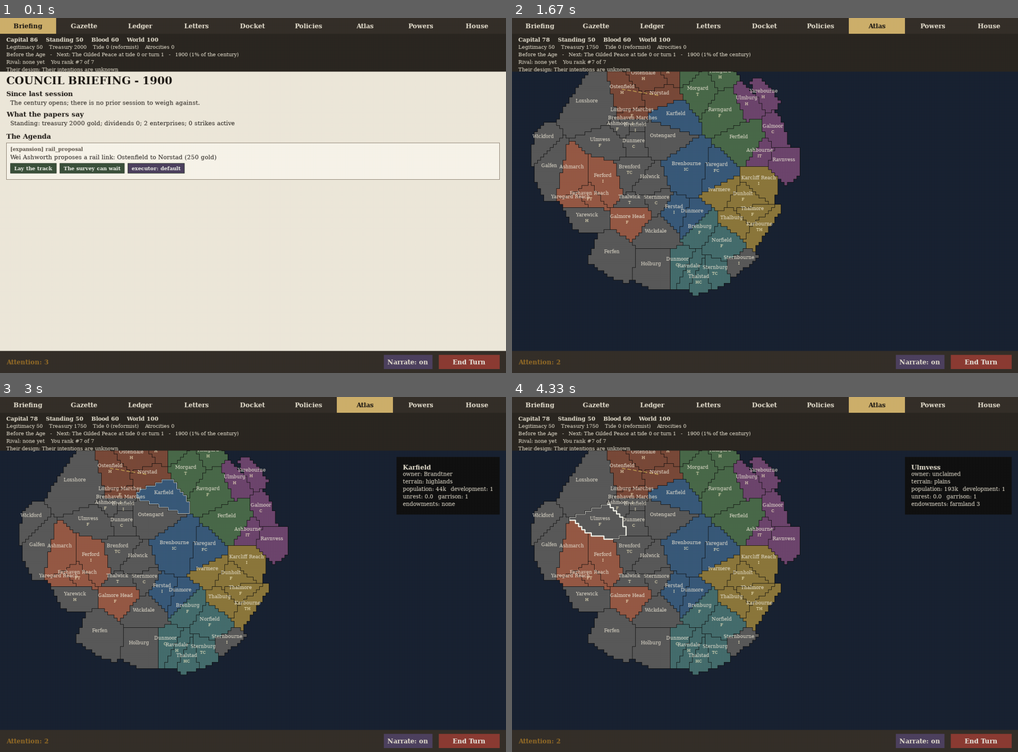
Above: before the commit, frames 1-4 (two rows, left to right).
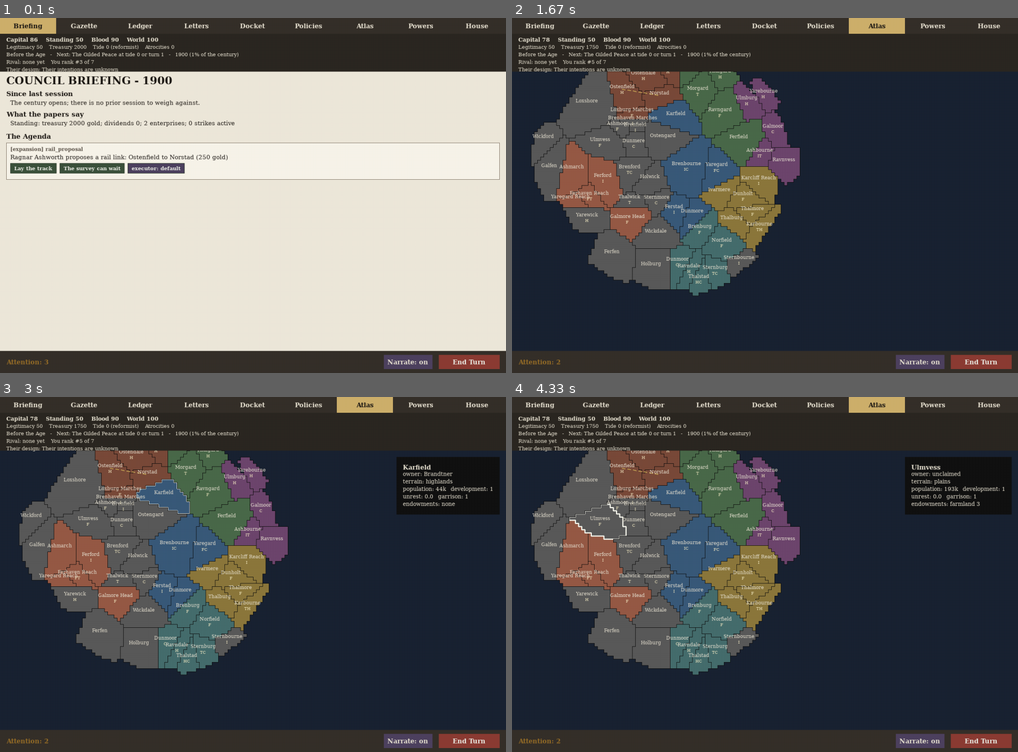
Above: after the commit, the same moments.

Repository: civersen222/Guilded-Age
Game: pygame game, started from gilded/__main__.py
Same seed, same stepped clock (60 frames per second), same inputs: the game is played once before the commit and once after it.
Inputs (mouse positions are in pixels of both pictures, inside the frame that each line leads up to):
- Up to frame 1 (0.1 s): no input
- Up to frame 2 (1.67 s): click "Lay the track" at 0.38 s; click "Gazette" at 0.72 s; click "Briefing" at 1.05 s; click "Atlas" at 1.38 s
- Up to frame 3 (3 s): click (131, 503) at 1.72 s; click (237, 514) at 2.55 s; click (182, 499) at 2.88 s
- Up to frame 4 (4.33 s): click (608, 528) at 4.22 s

The runs differ from the first frame. In frame 1, 0.4% of the frame differs, in the area x 2-45%, y 5-41%; in frame 2, less than 0.1%; in frame 3, less than 0.1%; in frame 4, less than 0.1%.

Commit message:
Pass rng through character generation and opinion modification for deterministic simulation

Diff:
--- a/gilded/ai.py
+++ b/gilded/ai.py
@@ -13,7 +13,7 @@
 from gilded.enterprises import ENTERPRISE_TYPES, EXPAND_COST, TIER_MAX
 from gilded.fronts import (ACCEPT_SCORE, REGIMENT_POP_COST, PeaceTerms,
                            ai_acceptable)
-from gilded.society.characters import opinion_matrix
+# opinion_matrix removed — reads through char._society.opinions now
 from gilded.agenda import ensure_agenda, goal_domain, goal_initiative
 
 DIRECTIVE_INTERVAL = 10        # turns between directive resets
@@ -51,7 +51,7 @@
     seat = DOMAIN_SEAT.get(domain)
     holder = realm.court.positions.get(seat) if seat is not None else None
     if (holder is not None and holder.is_alive
-            and opinion_matrix.get((holder.id, realm.ruler.id), 0) > OPINION_FLOOR):
+            and holder._society.opinions.get((holder.id, realm.ruler.id), 0) > OPINION_FLOOR):
         return holder
     return realm.ruler
 
--- a/gilded/chassis.py
+++ b/gilded/chassis.py
@@ -27,7 +27,7 @@
                                      tick_legitimacy, transform_house,
                                      trigger_revolution)
 from gilded.society.labor import STRIKE_OUTPUT_MULT, tick_extraction, tick_movement
-from gilded.society.characters import reset_society_globals
+from gilded.society.characters import SocietyState
 from gilded.society.marriages import MarriageRegistry
 from gilded.society.realm import create_house_realm, tick_directors, tick_loyalty
 from gilded.society.relationships import tick_relationships
@@ -60,15 +60,15 @@
 class GildedGame:
     def __init__(self, seed: int, player_house: Optional[str] = None):
         self.seed = seed
-        random.seed(seed)          # Character internals draw from module random
-        reset_society_globals()    # deterministic ids + no stale opinions
+        random.seed(seed)          # governs narration text (event_engine.render)
         self.rng = random.Random(seed)
+        self.society = SocietyState(self.rng)
         self.turn = 1
         self.atlas = generate_atlas(seed)
         self.houses = assign_houses(self.atlas, seed)
         if player_house is not None and player_house in self.houses:
             self.houses[player_house].is_player = True
-        self.realms = {h: create_house_realm(h, self.rng) for h in self.houses}
+        self.realms = {h: create_house_realm(h, self.society) for h in self.houses}
         self.enterprises: List[Enterprise] = []
         self.directives = {h: Directives() for h in self.houses}
         self.tide = IdeologicalTide()
--- a/gilded/society/characters.py
+++ b/gilded/society/characters.py
@@ -16,22 +16,29 @@
 )
 from gilded.society.dispositions import initial_dispositions, labels_for, inherit_dispositions, contradiction_stress, apply_drift, VICE_DRIFTS
 
-# Deterministic character identity. uuid4 ids are process-random and make
-# same-seed games irreproducible (the AI, replays, and soak tests all need
-# determinism); a per-game counter gives opaque-but-reproducible ids instead.
-_ID_COUNTER = 0
-
-def _next_character_id() -> str:
-    global _ID_COUNTER
-    _ID_COUNTER += 1
-    return format(_ID_COUNTER, "08x")
+# Per-game society state carrier — replaces process-global mutable stores
+# (_ID_COUNTER, opinion_matrix, _last_rulers) so multiple GildedGame
+# instances in one process don't share identity/opinion/ruler state.
+class SocietyState:
+    """Carries per-game society state: rng, opinions, last-ruler memory,
+    and a deterministic character-id counter."""
+
+    def __init__(self, rng: random.Random):
+        self.rng = rng
+        self.opinions: Dict[Tuple[str, str], int] = {}
+        self.last_rulers: Dict[str, str] = {}
+        self._id = 0
+
+    def next_id(self) -> str:
+        self._id += 1
+        return format(self._id, "08x")
 
 # Six attributes (character-society spec 3.2) and legacy 4-stat compatibility
 ATTRIBUTES = ["statecraft", "command", "industry", "intrigue", "science", "resolve"]
 STAT_COMPAT = {"diplomacy": "statecraft", "martial": "command", "stewardship": "industry"}
 
 
-def normalize_stats(stats: Dict[str, int]) -> Dict[str, int]:
+def normalize_stats(stats: Dict[str, int], rng: random.Random) -> Dict[str, int]:
     """Map a possibly-legacy stat dict onto the six attributes; seed any
     missing attribute (notably science/resolve) with 8 +/- 3 jitter."""
     norm: Dict[str, int] = {}
@@ -39,7 +46,7 @@
         norm[STAT_COMPAT.get(key, key)] = val
     for attr in ATTRIBUTES:
         if attr not in norm:
-            norm[attr] = max(1, 8 + random.randint(-3, 3))
+            norm[attr] = max(1, 8 + rng.randint(-3, 3))
     return norm
 
 
@@ -105,13 +112,15 @@
 
 
 class Character:
-    def __init__(self, name: str, stats: Dict[str, int], traits: List[str], parent_ids: List[str] = None, age: int = 18, gender: str = "Male"):
-        self.id = _next_character_id()
+    def __init__(self, name: str, stats: Dict[str, int], traits: List[str], parent_ids: List[str] = None, age: int = 18, gender: str = "Male", *, society: SocietyState):
+        self._society = society
+        self._rng = society.rng
+        self.id = society.next_id()
         self.name = name
         # Six attributes (spec 3.2); legacy 4-stat dicts are remapped.
-        self.base_stats = normalize_stats(stats)
+        self.base_stats = normalize_stats(stats, society.rng)
         # Disposition spectrums (spec 3.3): 30 paired values in -100..+100.
-        self.dispositions: Dict[str, float] = initial_dispositions()
+        self.dispositions: Dict[str, float] = initial_dispositions(society.rng)
         self.traits = traits  # goes through the property setter below
         self.parent_ids = parent_ids or []
         self.children_ids: List[str] = []
@@ -216,7 +225,7 @@
         if new_level != old_level and new_level:
             if (new_level in ("Overwhelmed", "Breaking Point")
                     and not any(v in self._explicit_traits for v in COPING_VICES)):
-                vice = random.choice(COPING_VICES)
+                vice = self._rng.choice(COPING_VICES)
                 self.add_trait(vice)
                 self.stress = max(self.stress - 100, 0)
                 # The vice is lived in private (spec 3.5): the true spectrum
@@ -319,35 +328,21 @@
         # Prestige = (Living Count * 10) + Sum of all effective stats + bonus
         return (len(living_members) * 10) + total_stats + self.bonus_prestige
 
-# Global Opinion Matrix
-# (char_id_a, char_id_b) -> value
-opinion_matrix: Dict[Tuple[str, str], int] = {}
-
-def reset_society_globals() -> None:
-    """Return the process-global society state to a clean slate so a fresh
-    game is reproducible: restart the character-id counter and drop any
-    opinions left behind by a prior game in this process. One live game per
-    process (the console, the soak, and the GUI all run a single game)."""
-    global _ID_COUNTER
-    _ID_COUNTER = 0
-    opinion_matrix.clear()
-    # the last-ruler memory is the other half of the society save-state
-    # (relationships.get_state); a fresh game must not inherit it either.
-    from gilded.society.relationships import _last_rulers  # local: avoids cycle
-    _last_rulers.clear()
+# (removed: opinion_matrix, reset_society_globals — replaced by SocietyState)
 
 def modify_opinion(char_a: Character, char_b: Character, amount: int, reason: str):
+    m = char_a._society.opinions
     pair = (char_a.id, char_b.id)
-    current = opinion_matrix.get(pair, 0)
-    opinion_matrix[pair] = current + amount
+    current = m.get(pair, 0)
+    m[pair] = current + amount
     return f"{char_a.name} -> {char_b.name}: {amount:+d} ({reason})"
 
-def generate_child(name: str, parent_a: Character, parent_b: Character) -> Character:
+def generate_child(name: str, parent_a: Character, parent_b: Character, rng: random.Random) -> Character:
     # 1. Base stats: Average of parents + random fluctuation (six attributes)
     stats = {}
     for stat in ATTRIBUTES:
         avg = (parent_a.base_stats.get(stat, 8) + parent_b.base_stats.get(stat, 8)) / 2
-        stats[stat] = int(avg + random.randint(-2, 2))
+        stats[stat] = int(avg + rng.randint(-2, 2))
 
     # 2. Genetic Inheritance of traits (explicit only; disposition labels
     # are derived live from the child's own spectrums, never copied).
@@ -355,20 +350,20 @@
     all_parent_traits = list(set(parent_a._explicit_traits + parent_b._explicit_traits))
     for trait in all_parent_traits:
         # 30% base chance to inherit any parent trait
-        if random.random() < 0.3:
+        if rng.random() < 0.3:
             child_traits.append(trait)
 
     # 3. Stat-based trait probability
     # If parents have high stewardship, higher chance of 'Industrious'
     avg_stew = (parent_a.get_effective_stat('stewardship') + parent_b.get_effective_stat('stewardship')) / 2
     if avg_stew > 12 and "Industrious" not in child_traits:
-        if random.random() < 0.4: # 40% chance
+        if rng.random() < 0.4: # 40% chance
             child_traits.append("Industrious")
 
-    child = Character(name, stats, child_traits, parent_ids=[parent_a.id, parent_b.id], age=0)
+    child = Character(name, stats, child_traits, parent_ids=[parent_a.id, parent_b.id], age=0, society=parent_a._society)
     # 4. Genetics (spec 3.3): Bloodline spectrums blend from the parents
     # with mutation; Temperament/Conviction re-seed near neutral.
-    child.dispositions = inherit_dispositions(parent_a.dispositions, parent_b.dispositions)
+    child.dispositions = inherit_dispositions(parent_a.dispositions, parent_b.dispositions, rng)
     child.persona = dict(child.dispositions)  # public estimate starts honest (spec 3.5)
 
     # Update parents' children lists
--- a/gilded/society/dispositions.py
+++ b/gilded/society/dispositions.py
@@ -88,12 +88,12 @@
     return out
 
 
-def initial_dispositions() -> Dict[str, float]:
+def initial_dispositions(rng: random.Random) -> Dict[str, float]:
     """Random starting spectrums: most people sit in the dead zone."""
     disp: Dict[str, float] = {}
     for key, pair in PAIRS.items():
         sigma = 20.0 if pair.family == "bloodline" else 30.0
-        disp[key] = max(-100.0, min(100.0, random.gauss(0.0, sigma)))
+        disp[key] = max(-100.0, min(100.0, rng.gauss(0.0, sigma)))
     return disp
 
 
@@ -120,12 +120,13 @@
     Reformist, weighted by existing temperament)."""
     v = char.dispositions.get(pair_key, 0.0)
     p_high = 0.5 + 0.3 * (v / 100.0)   # 50/50 at 0, 80/20 at +/-100
-    direction = 1.0 if random.random() < p_high else -1.0
+    direction = 1.0 if char._rng.random() < p_high else -1.0
     return apply_drift(char, pair_key, direction * abs(magnitude), reason)
 
 
 def inherit_dispositions(parent_a: Dict[str, float],
-                         parent_b: Dict[str, float]) -> Dict[str, float]:
+                         parent_b: Dict[str, float],
+                         rng: random.Random) -> Dict[str, float]:
     """Conception-time spectrums (spec 3.3): Bloodline blends the parents'
     values with mutation jitter (Houses can breed for talent); Temperament
     and Conviction start near neutral - childhood shapes them (drift, M38)."""
@@ -133,9 +134,9 @@
     for key, pair in PAIRS.items():
         if pair.family == "bloodline":
             mid = (parent_a.get(key, 0.0) + parent_b.get(key, 0.0)) / 2.0
-            disp[key] = max(-100.0, min(100.0, mid + random.gauss(0.0, 12.0)))
+            disp[key] = max(-100.0, min(100.0, mid + rng.gauss(0.0, 12.0)))
         else:
-            disp[key] = max(-100.0, min(100.0, random.gauss(0.0, 10.0)))
+            disp[key] = max(-100.0, min(100.0, rng.gauss(0.0, 10.0)))
     return disp
 
 
--- a/gilded/society/event_content/chains_pack1.py
+++ b/gilded/society/event_content/chains_pack1.py
@@ -3,7 +3,7 @@
 from typing import Any, Dict, Iterator, List, Optional, Tuple
 
 from gilded.society.event_chains import ChainDef, ChainStep
-from gilded.society.characters import Secret, modify_opinion, opinion_matrix
+from gilded.society.characters import Secret, modify_opinion
 
 
 def _drain_legitimacy(game: Any, house: str, amount: float) -> List[str]:
@@ -75,8 +75,8 @@
             b = getattr(rb, "ruler", None)
             if a is None or b is None:
                 continue
-            if (opinion_matrix.get((a.id, b.id), 0) <= -40
-                    and opinion_matrix.get((b.id, a.id), 0) <= -40):
+            if (a._society.opinions.get((a.id, b.id), 0) <= -40
+                    and b._society.opinions.get((b.id, a.id), 0) <= -40):
                 return {"house_a": ra.civ_name, "house_b": rb.civ_name,
                         "a": a.name, "b": b.name}
     return None
--- a/gilded/society/house_ai.py
+++ b/gilded/society/house_ai.py
@@ -50,7 +50,7 @@
             living = [c for c in realm.characters if c.is_alive and c.age >= 16]
             heir = max(living, key=lambda c: c.get_effective_stat("statecraft")) if living else None
         if heir is None:
-            heir = _make_character(realm.house_name, ruler.base_stats, [], 20, 35, rng)
+            heir = _make_character(realm.house_name, ruler.base_stats, [], 20, 35, rng, realm.society)
             realm.characters.append(heir)
             new_chars.append(heir)
         for pos, ch in realm.court.positions.items():
@@ -68,7 +68,7 @@
     if ruler.is_alive and turn % CHILD_INTERVAL == 0 and 16 <= ruler.age < 55 and living_kin < MAX_LIVING_DYNASTY:
         partner = next((c for c in realm.characters if c.is_alive and c.gender != ruler.gender and c.age >= 16 and c.id != ruler.id), None)
         if partner:
-            child = generate_child(f"{rng.choice(MALE_NAMES + FEMALE_NAMES)} {realm.house_name}", ruler, partner)
+            child = generate_child(f"{rng.choice(MALE_NAMES + FEMALE_NAMES)} {realm.house_name}", ruler, partner, rng)
             child.age = 0
             child.age_progress.current_age = 0
             realm.dynasty.add_member(child, ruler.id)
@@ -104,7 +104,7 @@
                       and all(o is None or o.id != c.id for o in realm.court.positions.values())]
         pick = realm.court.get_best_candidate(candidates, pos)
         if pick is None:
-            pick = _make_character(realm.house_name, realm.ruler.base_stats, [], 18, 35, rng)
+            pick = _make_character(realm.house_name, realm.ruler.base_stats, [], 18, 35, rng, realm.society)
             realm.characters.append(pick)
             new_chars.append(pick)
         realm.court.positions[pos] = None
--- a/gilded/society/realm.py
+++ b/gilded/society/realm.py
@@ -12,7 +12,7 @@
     Character,
     Dynasty,
     generate_child,
-    opinion_matrix,
+    SocietyState,
 )
 from gilded.society.court import Court, CourtPosition
 from gilded.society.shares import transfer_shares
@@ -39,32 +39,35 @@
     return {k: max(1, v + rng.randint(-spread, spread)) for k, v in base.items()}
 
 
-def _make_character(house_name: str, base_stats: Dict[str, int], traits: List[str], age_lo: int, age_hi: int, rng: random.Random, gender: str = None) -> Character:
+def _make_character(house_name: str, base_stats: Dict[str, int], traits: List[str], age_lo: int, age_hi: int, rng: random.Random, society: SocietyState, gender: str = None) -> Character:
     gender = gender or rng.choice(["Male", "Female"])
     pool = MALE_NAMES if gender == "Male" else FEMALE_NAMES
     name = f"{rng.choice(pool)} {house_name}"
-    return Character(name=name, stats=_jitter_stats(base_stats, rng), traits=list(traits), age=rng.randint(age_lo, age_hi), gender=gender)
+    return Character(name=name, stats=_jitter_stats(base_stats, rng), traits=list(traits), age=rng.randint(age_lo, age_hi), gender=gender, society=society)
 
 
-def create_house_realm(house_name: str, rng: random.Random) -> Realm:
+def create_house_realm(house_name: str, society: SocietyState) -> Realm:
     """Build ruler, spouse, children, courtiers, dynasty, and court for one house."""
-    ruler = _make_character(house_name, HOUSE_BASE_STATS, [], 28, 45, rng)
-    spouse = _make_character(house_name, HOUSE_BASE_STATS, [], 22, 40, rng, gender="Female" if ruler.gender == "Male" else "Male")
+    rng = society.rng
+    ruler = _make_character(house_name, HOUSE_BASE_STATS, [], 28, 45, rng, society)
+    spouse = _make_character(house_name, HOUSE_BASE_STATS, [], 22, 40, rng, society, gender="Female" if ruler.gender == "Male" else "Male")
     dynasty = Dynasty(ruler, {ruler.id: ruler})
     characters = [ruler, spouse]
     for _ in range(rng.randint(1, 2)):
-        child = generate_child(f"{rng.choice(MALE_NAMES + FEMALE_NAMES)} {house_name}", ruler, spouse)
+        child = generate_child(f"{rng.choice(MALE_NAMES + FEMALE_NAMES)} {house_name}", ruler, spouse, rng)
         dynasty.add_member(child, ruler.id)
         characters.append(child)
     court = Court(ruler)
-    courtiers = [_make_character(house_name, HOUSE_BASE_STATS, [], 20, 55, rng) for _ in range(rng.randint(40, 60))]
+    courtiers = [_make_character(house_name, HOUSE_BASE_STATS, [], 20, 55, rng, society) for _ in range(rng.randint(40, 60))]
     characters.extend(courtiers)
     unassigned = list(courtiers)
     for position in CourtPosition:
         best = court.get_best_candidate(unassigned, position)
         if best and court.appoint(position, best, 0):
             unassigned.remove(best)
-    return Realm(house_name, ruler, dynasty, court, characters)
+    realm = Realm(house_name, ruler, dynasty, court, characters)
+    realm.society = society
+    return realm
 
 
 DIRECTOR_SALARY_PCT = 10.0  # shares salary from the ruler's stake (spec 4.4)
@@ -138,7 +141,7 @@
     for ch in posted.values():
         if ch.id == ruler.id:
             continue
-        opinion = opinion_matrix.get((ch.id, ruler.id), 0)
+        opinion = ch._society.opinions.get((ch.id, ruler.id), 0)
         paid = any(ch.id in ent.ledger for ent in house_ents)
         treatment = 10.0 if paid else -10.0
         align = 10.0 - abs(ch.dispositions.get("labor_capital", 0.0)
@@ -170,7 +173,7 @@
             continue
         if not any(ch.id in ent.ledger for ent in house_ents):
             continue
-        opinion = opinion_matrix.get((ch.id, ruler.id), 0)
+        opinion = ch._society.opinions.get((ch.id, ruler.id), 0)
         if (getattr(ch, "loyalty", LOYALTY_START) < DISLOYAL_LOYALTY
                 or opinion <= DISLOYAL_OPINION):
             out.append(ch)
--- a/gilded/society/relationships.py
+++ b/gilded/society/relationships.py
@@ -2,13 +2,11 @@
 
 Ported from root relationships.py onto realms dicts and a SchemeManager
 parameter. Every player-civ special case is gone - all houses run the same
-logic. The opinion matrix stays module state (it lives in
-gilded.society.characters); get_state()/set_state() snapshot it and the
-last-ruler memory for saves."""
+logic. Opinion state and last-ruler memory ride on SocietyState per game;
+get_state()/set_state() snapshot them through the society carrier."""
 
 from typing import List
 
-from gilded.society.characters import opinion_matrix
 from gilded.society.characters import modify_opinion as _modify_opinion
 from gilded.society.dispositions import apply_drift
 
@@ -20,11 +18,9 @@
 FOREIGN_PLOT_CHANCE = 0.03
 MAX_MESSAGES = 4
 
-_last_rulers = {}
-
 
 def opinion_of(a, b) -> int:
-    return opinion_matrix.get((a.id, b.id), 0)
+    return a._society.opinions.get((a.id, b.id), 0)
 
 
 def modify_opinion(a, b, delta, reason: str = "") -> None:
@@ -57,8 +53,9 @@
     """Passed-over kin resent the new ruler - the classic source of rivals."""
     msgs = []
     ruler = realm.ruler
-    last = _last_rulers.get(house)
-    _last_rulers[house] = ruler.id
+    lr = ruler._society.last_rulers
+    last = lr.get(house)
+    lr[house] = ruler.id
     if last is None or last == ruler.id or not ruler.is_alive:
         return msgs
     for c in realm.dynasty.all_characters.values():
@@ -148,14 +145,14 @@
     return msgs
 
 
-def get_state() -> dict:
-    """Snapshot the module-level relationship state for saves."""
-    return {"opinions": dict(opinion_matrix), "last_rulers": dict(_last_rulers)}
+def get_state(society) -> dict:
+    """Snapshot the per-game relationship state for saves."""
+    return {"opinions": dict(society.opinions), "last_rulers": dict(society.last_rulers)}
 
 
-def set_state(state: dict) -> None:
-    """Restore the module-level relationship state from a save."""
-    opinion_matrix.clear()
-    opinion_matrix.update(state.get("opinions", {}))
-    _last_rulers.clear()
-    _last_rulers.update(state.get("last_rulers", {}))
+def set_state(society, state: dict) -> None:
+    """Restore the per-game relationship state from a save."""
+    society.opinions.clear()
+    society.opinions.update(state.get("opinions", {}))
+    society.last_rulers.clear()
+    society.last_rulers.update(state.get("last_rulers", {}))
